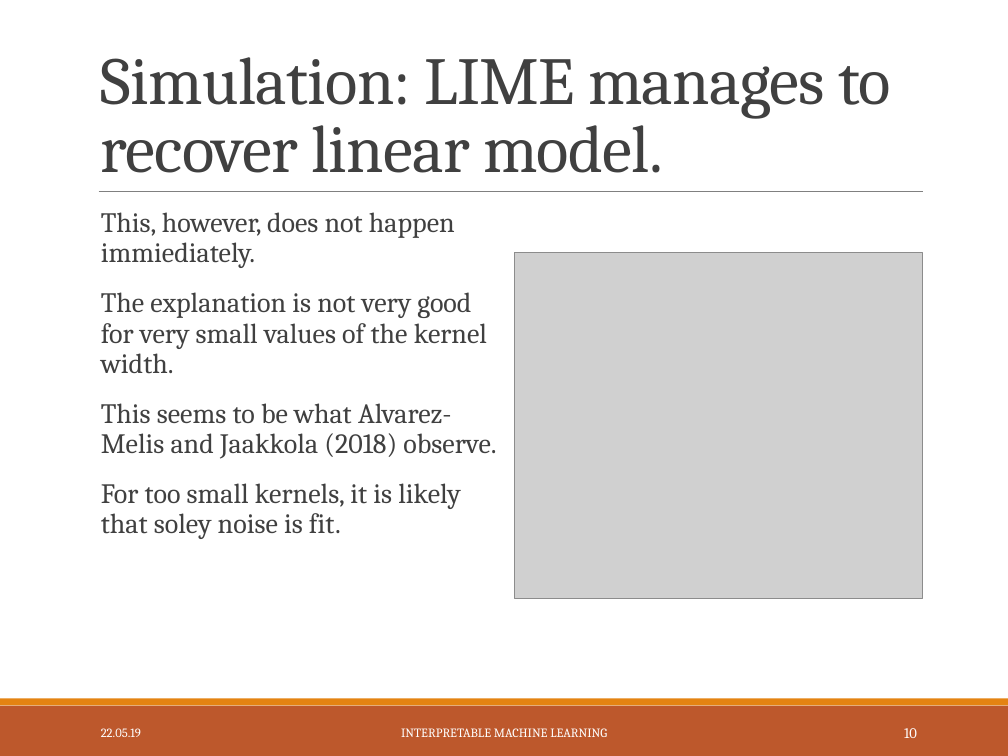
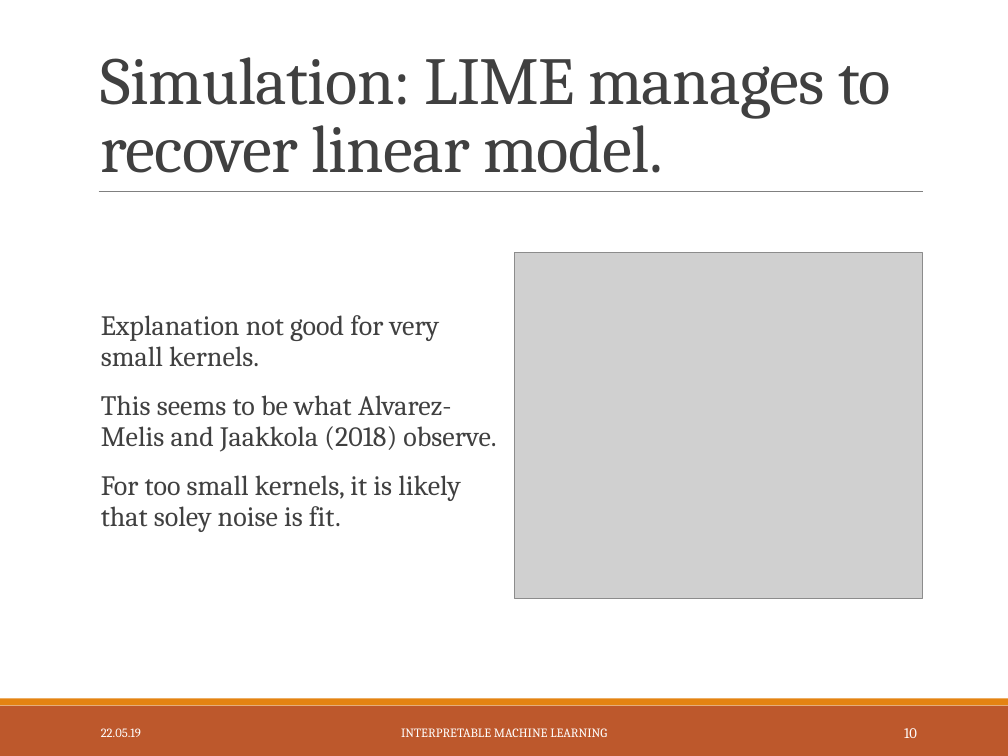
Before and after one commit to slds-lmu/iml_methods_limitations, a slide deck: slide 11 of Slides/LIME-neighbourhood.pptx. Drawn at 1008x756 pixels with LibreOffice and Linux fonts; fonts in the diff are those of the drawing; grey boxes stand for pictures. Boxes give left, top, right and bottom in pixels: in the first picture for what was removed or moved away, otherwise in the second. Text is boxed around its words. In the diff, an @@ line names an element or a change of style, - is before the commit and + after.

```diff
--- a/Slides/LIME-neighbourhood.pptx
+++ b/Slides/LIME-neighbourhood.pptx
@@ text at box(101, 315, 440, 366): text changed @@
-  This, however, does not happen immiediately.
-  The explanation is not very good for very small values of the kernel width.
+  Explanation not good for very small kernels.
```
Also in this commit, not shown: 11 other slides changed, 4 slides added, 3 other files.
